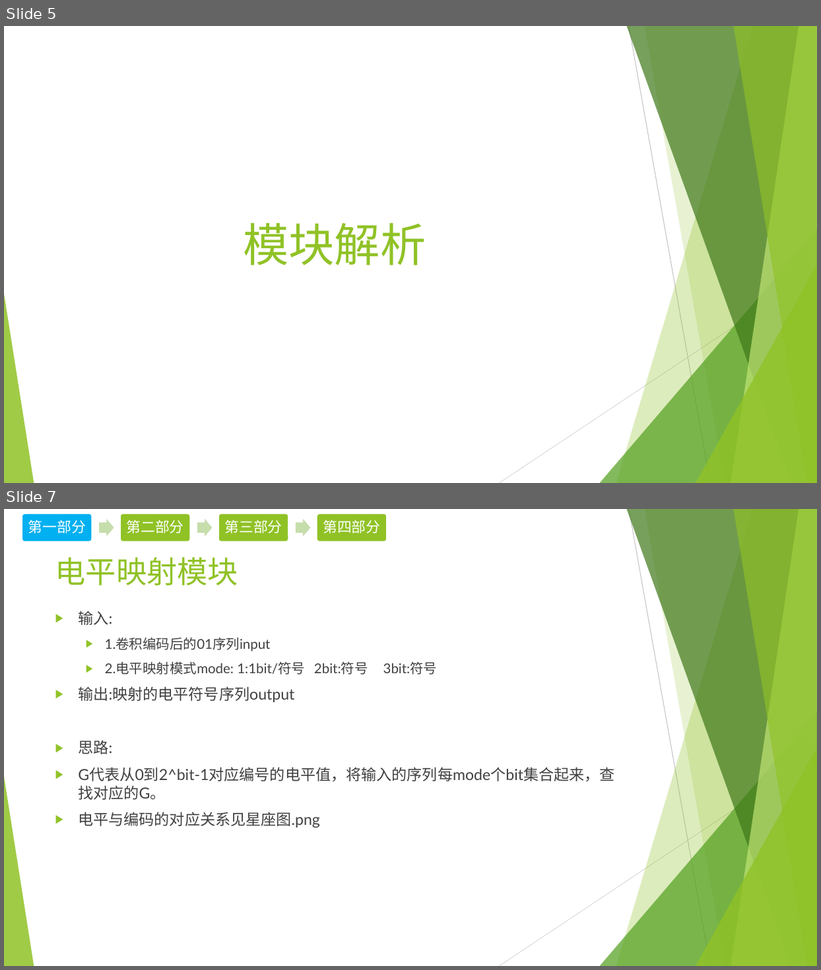
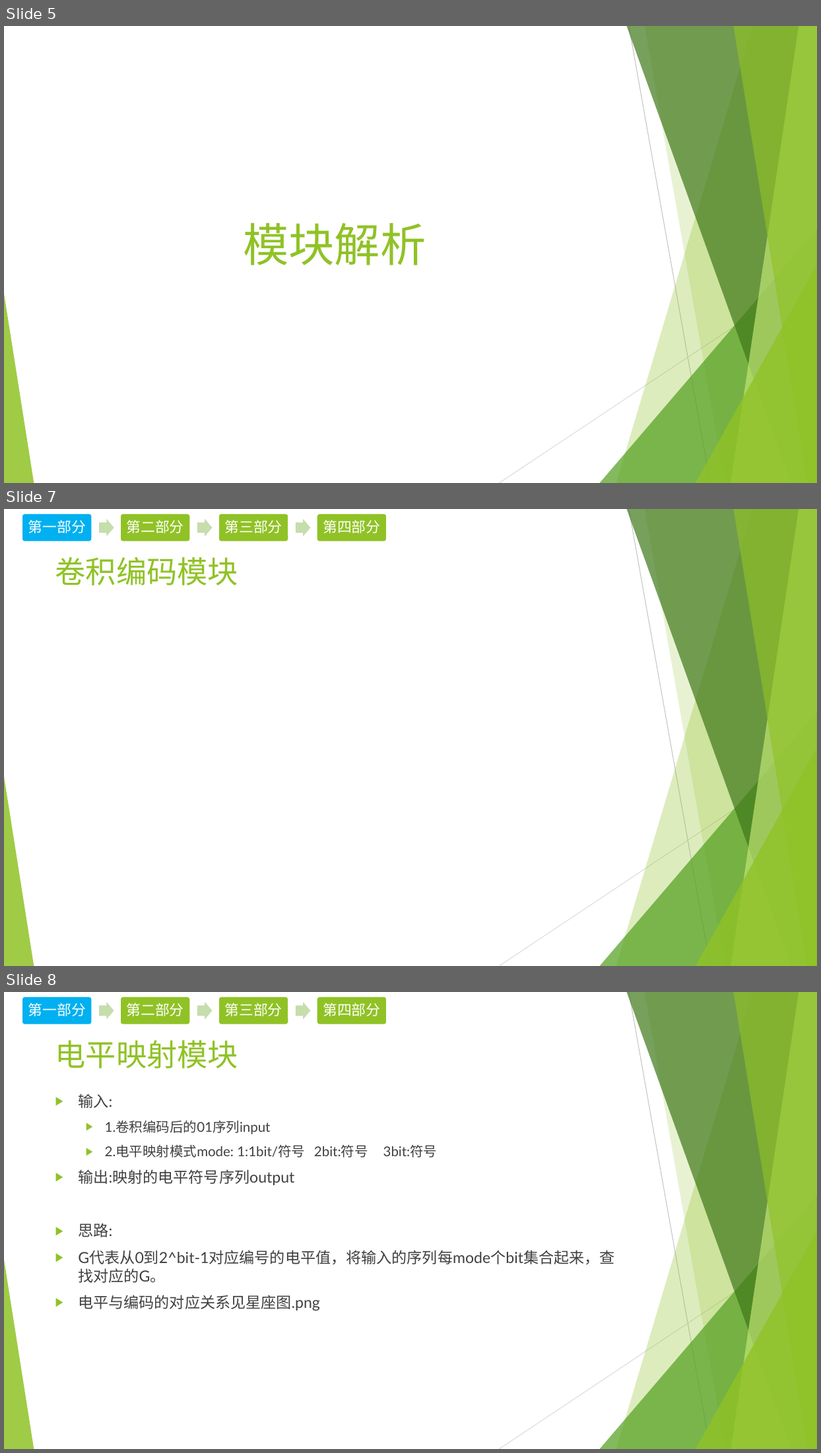
Before and after one commit to EECodingPresentation/project1, a slide deck: v1.pptx. Shown one above the other, each under a label of ours: slides 5 and 7 before the commit, slides 5, 7 and 8 after it; the slides between them are not shown. The pictures are 821x970 and 821x1453 pixels, drawn with LibreOffice and Linux fonts; fonts in the diff are those of the drawing; grey boxes stand for pictures. Boxes give left, top, right and bottom in pixels: in the first picture for what was removed or moved away, otherwise in the second. Text is boxed around its words. In the diff, an @@ line names an element or a change of style, - is before the commit and + after.

Commit message:
修改卷积编码模块输入矩阵的处理；修改ppt对应内容

```diff
--- a/v1.pptx
+++ b/v1.pptx
@@ slide 7 added at (4,509,817,966), background #FFFFFF; not listed: 10 template elements that a slide beside it also shows @@
@@ group added at (22,513,387,542): 4 rounded rectangles, 4 texts, 3 right arrows @@
+第一部分
+第二部分
+第三部分
+第四部分
@@ title added at (55,557,238,586), 36 pt, text #90C226 @@
+卷积编码模块
@@ what was slide 7 is now slide 8 @@
```
Also in this commit, not shown: 1 slide changed, 3 other files.
